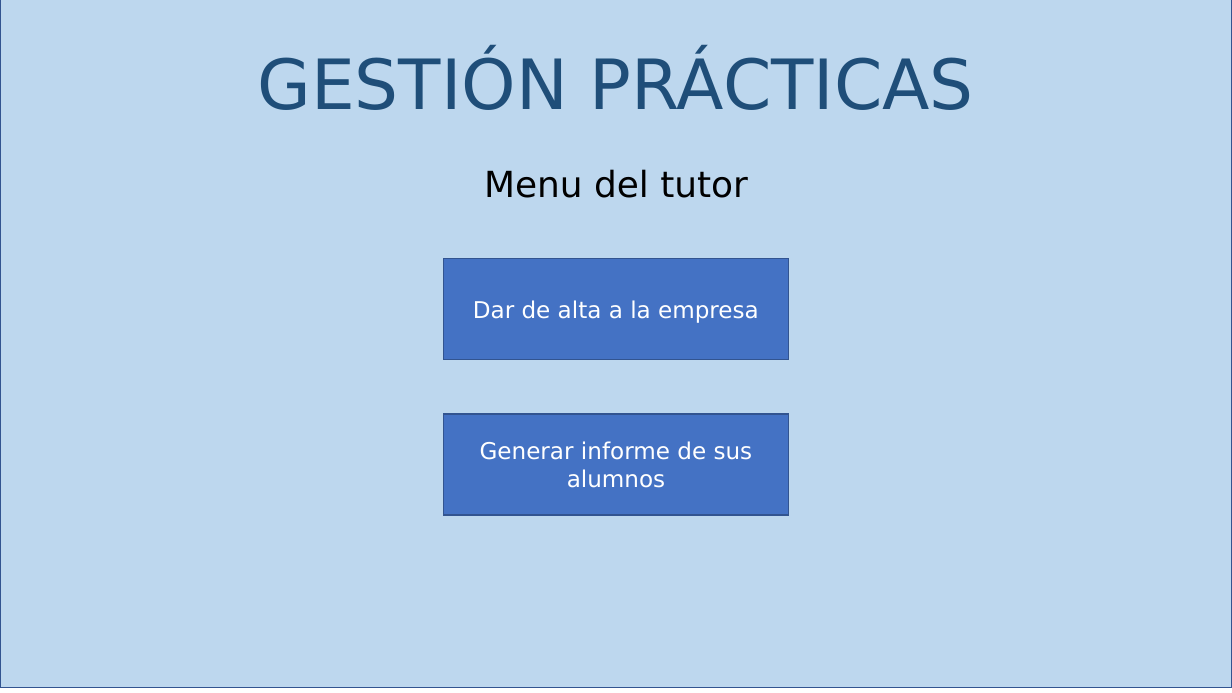
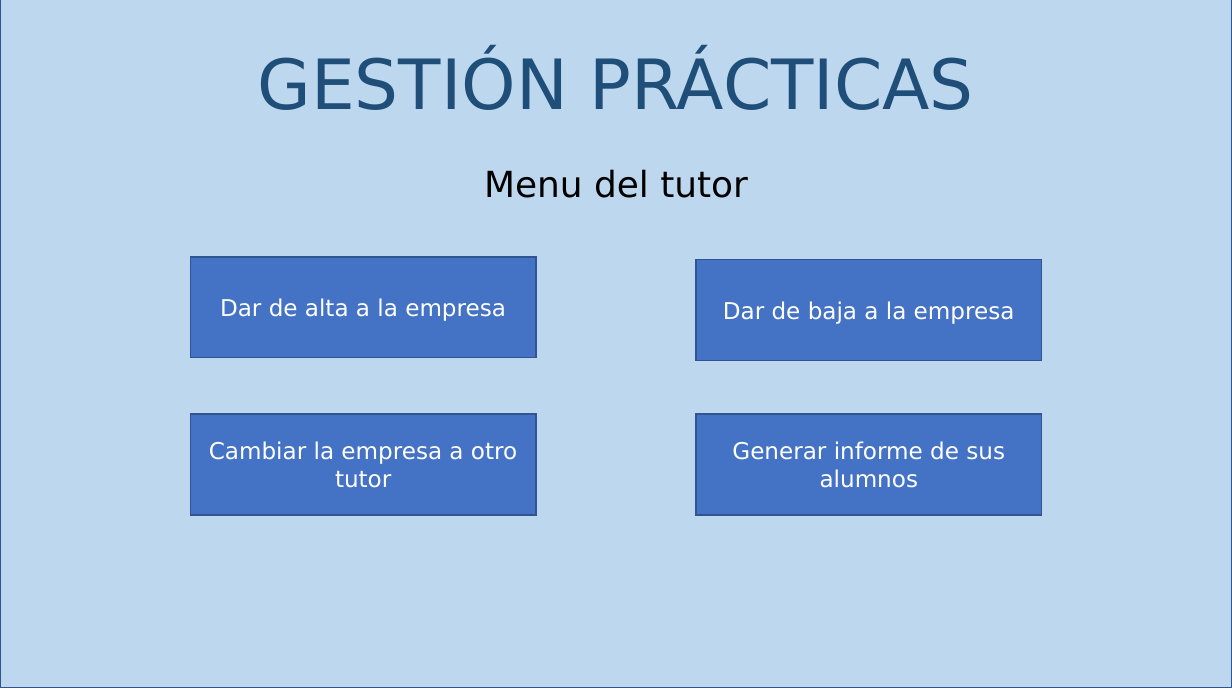
Before and after one commit to gonzalopezgil/G15-Web-2022-23, a slide deck: slide 6 of moockup.pptx (slide 3 before the commit). Drawn at 1232x693 pixels with LibreOffice and Linux fonts; fonts in the diff are those of the drawing. Boxes give left, top, right and bottom in pixels: in the first picture for what was removed or moved away, otherwise in the second. Text is boxed around its words. In the diff, an @@ line names an element or a change of style, - is before the commit and + after.

```diff
--- a/moockup.pptx
+++ b/moockup.pptx
@@ rectangle "Dar de alta a la ...": place and size @@
-rectangle "Dar de alta a la ..." at <box>444,259,789,360</box>
+rectangle "Dar de alta a la ..." at <box>190,257,536,358</box>
@@ rectangle added at <box>696,260,1042,360</box>, fill #4472C4, outline #325491 1 pt, 18 pt, text #FFFFFF @@
+Dar de baja a la empresa
@@ rectangle added at <box>190,414,536,515</box>, fill #4472C4, outline #325491 1 pt, 18 pt, text #FFFFFF @@
+Cambiar la empresa a otro tutor
@@ rectangle "Generar informe de sus alumnos": place and size @@
-rectangle "Generar informe de sus alumnos" at <box>444,414,789,515</box>
+rectangle "Generar informe de sus alumnos" at <box>696,414,1042,515</box>
```
Also in this commit, not shown: 1 other slide changed, 5 slides added.
